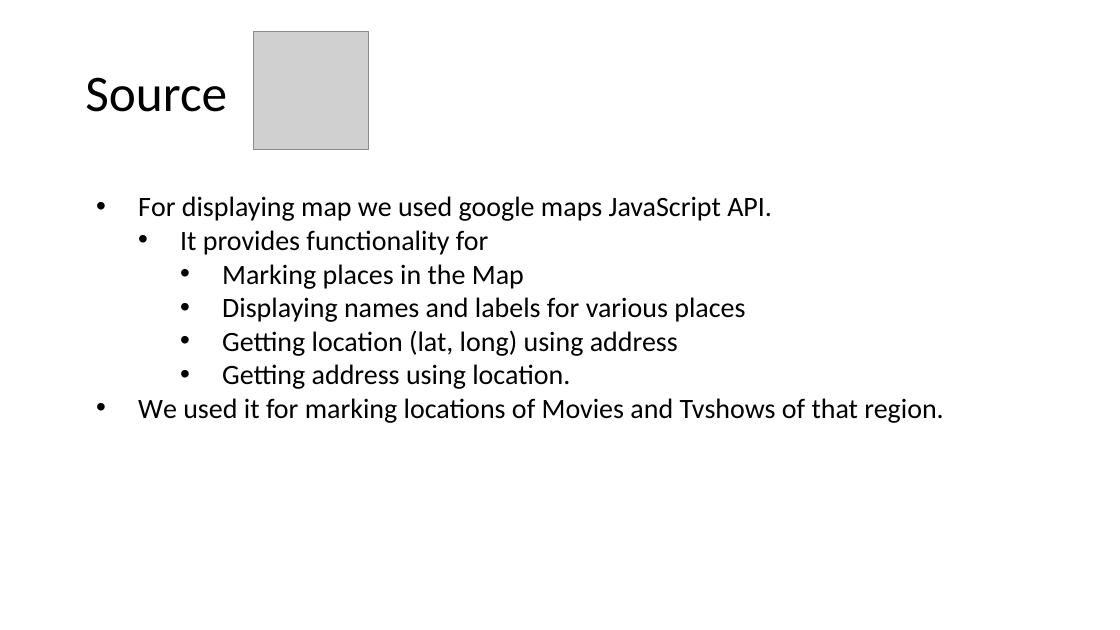
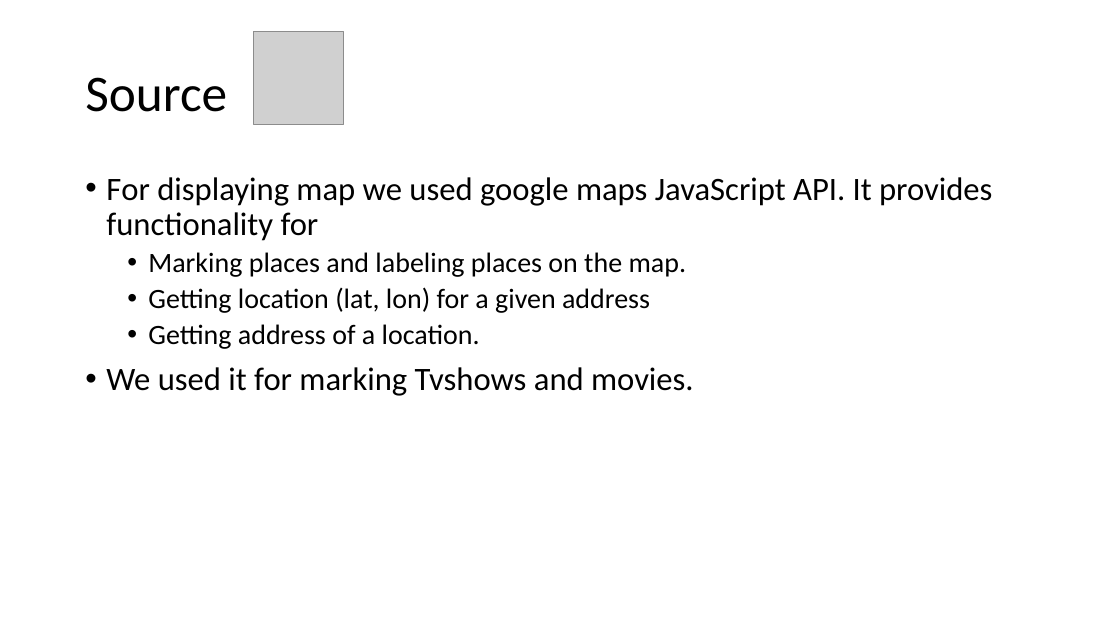
Before and after one commit to akhiln28/ontology_assignment2, a slide deck: slide 4 of presentation.pptx. Drawn at 1120x630 pixels with LibreOffice and Linux fonts; fonts in the diff are those of the drawing; grey boxes stand for pictures. Boxes give left, top, right and bottom in pixels: in the first picture for what was removed or moved away, otherwise in the second. Text is boxed around its words. In the diff, an @@ line names an element or a change of style, - is before the commit and + after.

```diff
--- a/presentation.pptx
+++ b/presentation.pptx
@@ picture: place and size @@
-picture at (253, 31, 368, 150)
+picture at (253, 31, 343, 124)
@@ text at (106, 177, 992, 396): text changed; size 24 to 28 pt @@
-• For displaying map we used google maps JavaScript API.
-  • It provides functionality for
-    • Marking places in the Map
-    • Displaying names and labels for various places
-    • Getting location (lat, long) using address
-    • Getting address using location.
-• We used it for marking locations of Movies and Tvshows of that region.
+• For displaying map we used google maps JavaScript API. It provides functionality for
+  • Marking places and labeling places on the map.
+  • Getting location (lat, lon) for a given address
+  • Getting address of a location.
+• We used it for marking Tvshows and movies.
```
Also in this commit, not shown: 6 other slides changed, 6 other files.
